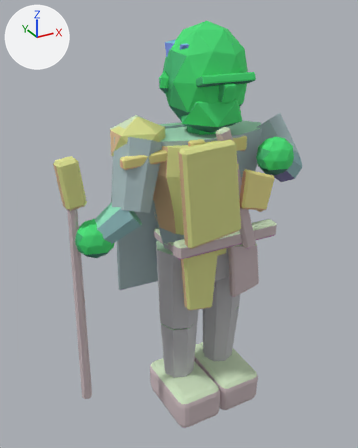
What one commit did to the glTF model assets/exports/npc/npc_raider_react_v01.glb.
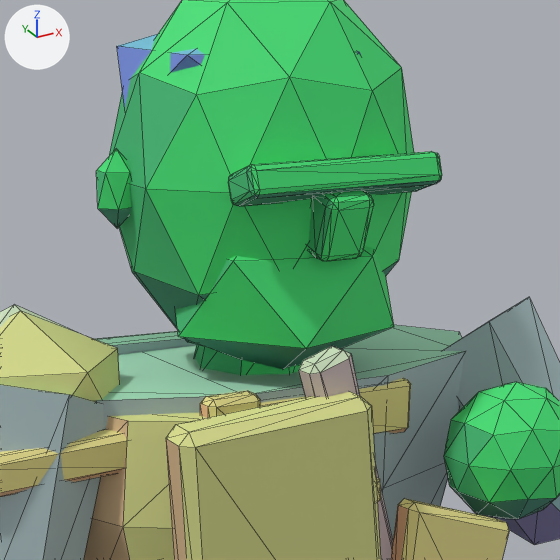
Old and new are each drawn whole from a 50 mm lens placed at (-1.241, -2.013, 2.126), pointed at (-0.131, 0.006, 1.117) and again close up on the part from 37% to 81% of the width and 7% to 42% of the height. Lighting does not change. The marker at upper left points along +X, +Y and +Z. The last two pictures show the newer version. The close-ups show mesh edges as thin lines. Vertices at exactly the same position are counted once.

Names of what the first close-up shows: 'GEO_npc_raider_react_v01'.
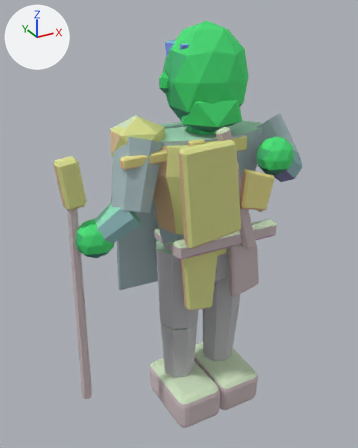
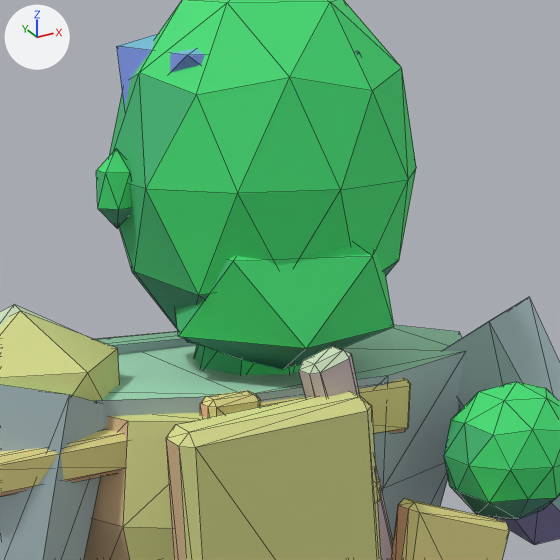
The change, as a diff of the scene's bpy script:
```diff
--- a/assets/exports/npc/npc_raider_react_v01.glb.py
+++ b/assets/exports/npc/npc_raider_react_v01.glb.py
@@ me_geo_npc_raider_react_v01 @@
 # used by ob_geo_npc_raider_react_v01; location = (0.0, 0.0, 0.0)
-me_geo_npc_raider_react_v01.from_pydata(...)  # 1136 vertices, 2096 faces; spans x -0.73..0.5, y -0.34..0.26, z 0.0..2.07
+me_geo_npc_raider_react_v01.from_pydata(...)  # 1024 vertices, 1880 faces; spans x -0.73..0.5, y -0.34..0.26, z 0.0..2.07
+# me_geo_npc_raider_react_v01 part 1: the loose piece of 56 vertices spanning x -0.14..0.14, y -0.21..-0.15, z 1.81..1.86 is deleted
+# me_geo_npc_raider_react_v01 part 2: the loose piece of 56 vertices spanning x -0.03..0.03, y -0.22..-0.15, z 1.74..1.83 is deleted
 me_geo_npc_raider_react_v01.materials.append(mat_mat_npc_indexed)
```

Location of each change, [x1, y1, x2, y2] in pixels of the close-ups (560 x 560 px):
part 1 of me_geo_npc_raider_react_v01, deleted (green): before [228, 151, 442, 206]
part 2 of me_geo_npc_raider_react_v01, deleted (green): before [308, 190, 374, 261]
